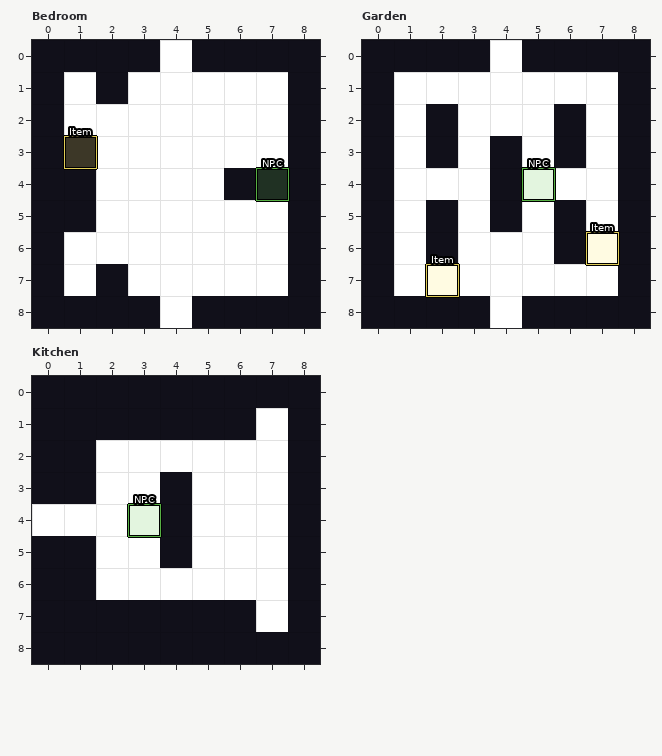
One commit to this LDtk project: assets/Levels/MemoryPalace.ldtk. The picture above is the old version.
Cells are 64x64 px. Shown: Bedroom x 0..8, y 0..8; Garden x 0..8, y 0..8; Kitchen x 0..8, y 0..8. The commit also changed other parts of the map, which this record leaves out.
After:
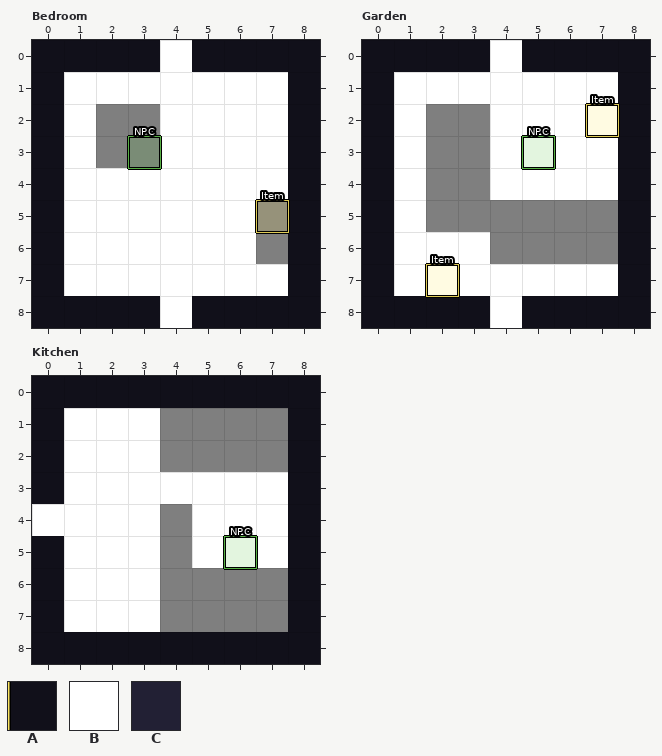
Key: from "Collision": A 1; from "MemoryPalaceCollisionTiles": B 0, C 1.
_ is an empty cell.
Objects are placed by their top-left corner, in cells (3,4 is the top-left corner of cell 3,4); size is 1x1 cell unless given.
See-through tiles are keyed as they look on the map.
The exact change:
Layer "Tiles", Bedroom:
y 1: x 2 C -> B
y 3: x 1 C -> B
y 4: x 1 C -> B; x 6..7 CC -> BB
y 5: x 1 C -> B
y 7: x 2 C -> B
Layer "Collision", Bedroom:
y 1: x 2 A -> _
y 2: x 2..3 __ -> AA
y 3: x 1..3 A__ -> _AA
y 4: x 1 A -> _; x 6..7 AA -> __
y 5: x 1 A -> _; x 7 _ -> A
y 6: x 7 _ -> A
y 7: x 2 A -> _
Layer "Entities", Bedroom:
changed: "NPC" rectangle at 7,4 -> "NPC" rectangle at 3,3
changed: "Item" rectangle at 1,3 -> "Item" rectangle at 7,5
Layer "Tiles", Garden:
y 2: x 2 C -> B; x 6 C -> B
y 3: x 2 C -> B; x 4 C -> B; x 6 C -> B
y 4: x 4 C -> B
y 5: x 2 C -> B; x 4 C -> B; x 6 C -> B
y 6: x 2 C -> B; x 6 C -> B
Layer "Collision", Garden:
y 2: x 3 _ -> A; x 6 A -> _
y 3: x 3..4 _A -> A_; x 6 A -> _
y 4: x 2..4 __A -> AA_
y 5: x 3 _ -> A; x 5 _ -> A; x 7 _ -> A
y 6: x 2 A -> _; x 4..5 __ -> AA; x 7 _ -> A
Layer "Entities", Garden:
changed: "NPC" rectangle at 5,4 -> "NPC" rectangle at 5,3
changed: "Item" rectangle at 7,6 -> "Item" rectangle at 7,2
Layer "Tiles", Kitchen:
y 1: x 1..6 CCCCCC -> BBBBBB
y 2: x 1 C -> B
y 3: x 1 C -> B; x 4 C -> B
y 4: x 4 C -> B
y 5: x 1 C -> B; x 4 C -> B
y 6: x 1 C -> B
y 7: x 1..6 CCCCCC -> BBBBBB
Layer "Collision", Kitchen:
y 1: x 1..3 AAA -> ___; x 7 _ -> A
y 2: x 1 A -> _; x 4..7 ____ -> AAAA
y 3: x 1 A -> _; x 4 A -> _
y 5: x 1 A -> _
y 6: x 1 A -> _; x 4..7 ____ -> AAAA
y 7: x 1..3 AAA -> ___; x 7 _ -> A
Layer "Entities", Kitchen:
changed: "NPC" rectangle at 3,4 -> "NPC" rectangle at 6,5
